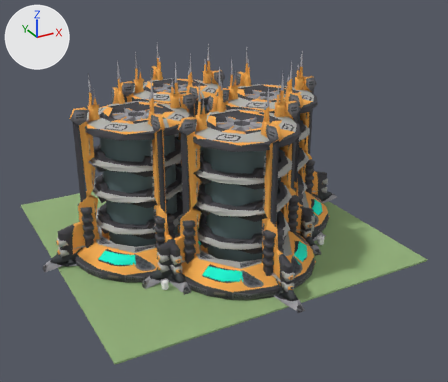
Two versions of the glTF model packages/client/public/assets/models/buildings/cold-fusion-facility.glb, one commit apart.
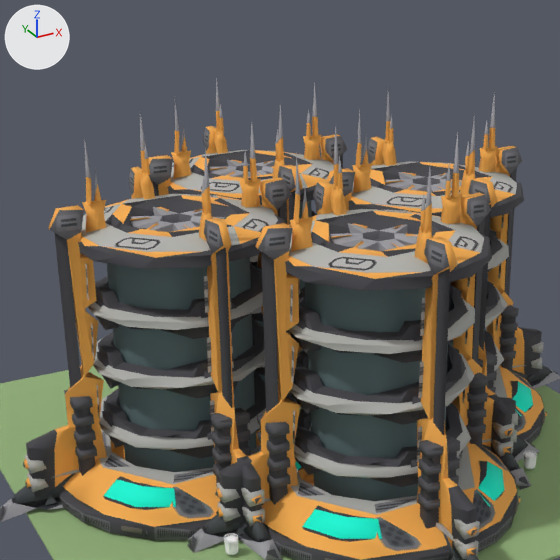
Each version appears first whole from a 50 mm camera at (-26.9, -52.8, 30.6) aimed at (0.6, -2.8, 5.7), and next in a close-up on the part from 10% to 75% of the width and 0% to 77% of the height. Lighting does not change. The marker at upper left points along +X, +Y and +Z. The last two pictures show the newer version.

Names of what the first close-up shows: 'ColdFusion_Pg_E', 'ColdFusion_Pg_N', 'ColdFusion_Pg_S', 'ColdFusion_Pg_W', 'Ground' and 2 more.
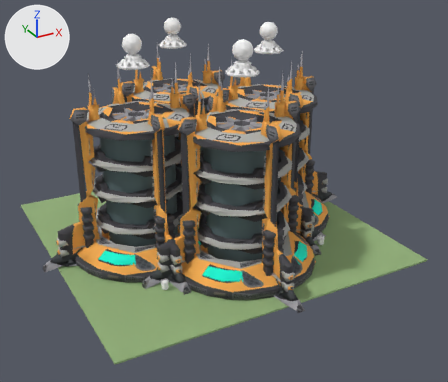
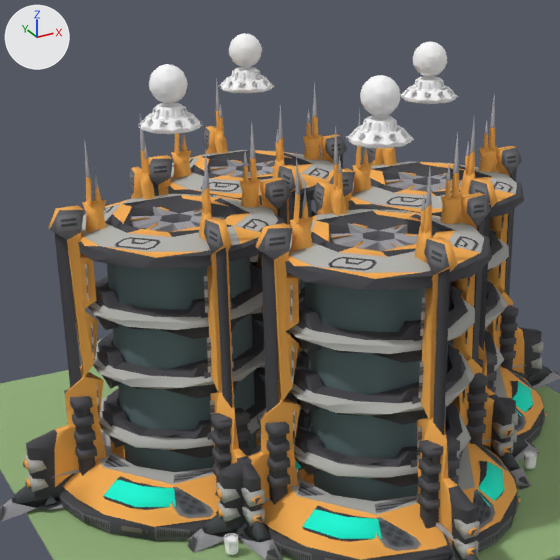
Where the change shows, as pixel boxes [x1, y1, x2, y2] in the close-ups (560 x 560 px):
```json
{"object": "ColdFusion_Cap_S", "change": "added", "after": [346, 75, 414, 148]}
{"object": "ColdFusion_Cap_W", "change": "added", "after": [138, 64, 203, 134]}
{"object": "ColdFusion_Cap_E", "change": "added", "after": [400, 41, 459, 104]}
{"object": "ColdFusion_Cap_N", "change": "added", "after": [219, 33, 275, 93]}
```

Scene script edits in JSON lines:
```json
{"op": "add", "block": "me_mesh_021", "code": ["me_mesh_021 = bpy.data.meshes.new('Mesh.021')", "me_mesh_021.from_pydata(...)  # 1269 vertices, 1908 faces; spans x -1.57..1.57, y -1.49..1.49, z 0.0..2.91", "me_mesh_021.materials.append(mat_polygonscifihorror_01_a)  # white #ffffff"]}
{"op": "add", "block": "me_mesh_018_1", "code": ["me_mesh_018_1 = bpy.data.meshes.new('Mesh.018')", "me_mesh_018_1.from_pydata(...)  # 1269 vertices, 1908 faces; spans x -1.57..1.57, y -1.49..1.49, z 0.0..2.91", "me_mesh_018_1.materials.append(mat_polygonscifihorror_01_a)  # white #ffffff"]}
{"op": "add", "block": "ob_coldfusion_cap_w", "code": ["ob_coldfusion_cap_w = bpy.data.objects.new('ColdFusion_Cap_W', me_mesh_021)", "ob_coldfusion_cap_w.location = (-7.17, 0.0, 18.42)"]}
{"op": "add", "block": "ob_coldfusion_cap_e", "code": ["ob_coldfusion_cap_e = bpy.data.objects.new('ColdFusion_Cap_E', me_mesh_018_1)", "ob_coldfusion_cap_e.location = (7.17, 0.0, 18.42)"]}
{"op": "add", "block": "ob_coldfusion_cap_s", "code": ["ob_coldfusion_cap_s = bpy.data.objects.new('ColdFusion_Cap_S', me_mesh_021.copy())", "ob_coldfusion_cap_s.location = (0.0, -7.17, 18.42)"]}
{"op": "add", "block": "ob_coldfusion_cap_n", "code": ["ob_coldfusion_cap_n = bpy.data.objects.new('ColdFusion_Cap_N', me_mesh_018_1.copy())", "ob_coldfusion_cap_n.location = (0.0, 7.17, 18.42)"]}
```
